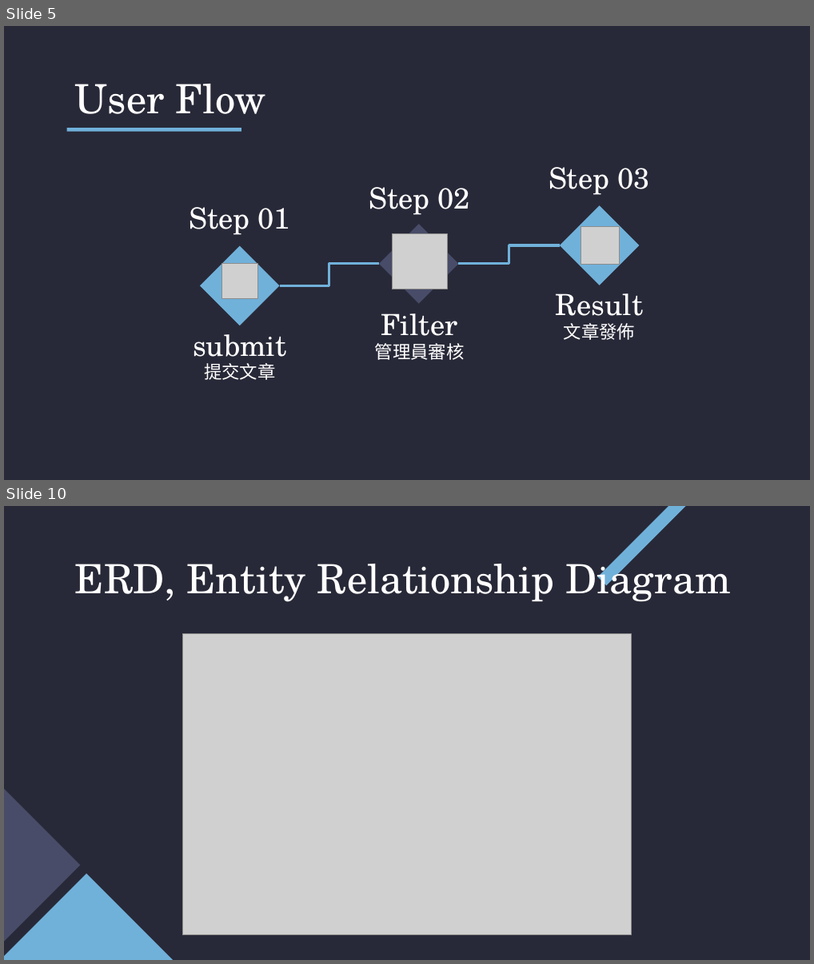
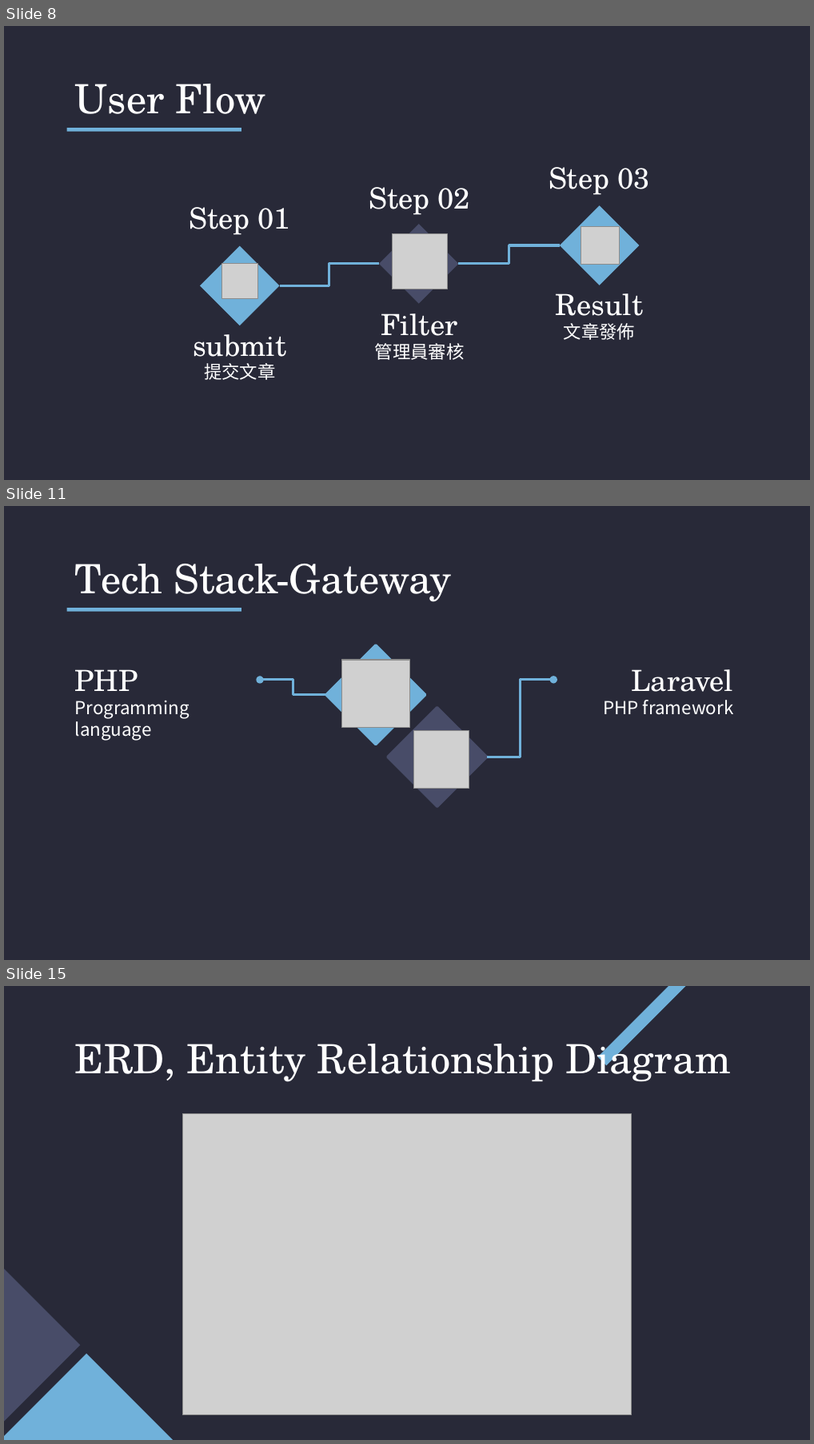
Before and after one commit to Kevin-Shen-and-Cipher/course-forum-presentation, a slide deck: 第一組-Course Forum.pptx. Shown one above the other, each under a label of ours: slides 5 and 10 before the commit, slides 8, 11 and 15 after it; the slides between them are not shown. The pictures are 814x964 and 814x1444 pixels, drawn with LibreOffice and Linux fonts; fonts in the diff are those of the drawing; grey boxes stand for pictures. Boxes give left, top, right and bottom in pixels: in the first picture for what was removed or moved away, otherwise in the second. Text is boxed around its words. In the diff, an @@ line names an element or a change of style, - is before the commit and + after.

```diff
--- a/第一組-Course Forum.pptx
+++ b/第一組-Course Forum.pptx
@@ slide 11 added at <box>4,506,810,960</box>, background #282938; not listed: 1 template element that a slide beside it also shows @@
@@ title added at <box>75,564,452,602</box>, 36 pt, text #FFFFFF @@
+Tech Stack-Gateway
@@ diamond added at <box>326,644,426,744</box>, fill #70B1DA, outline #70B1DA 2.25 pt @@
@@ text added at <box>75,669,138,691</box>, 26 pt, text #FFFFFF @@
+PHP
@@ picture added at <box>342,660,410,727</box> @@
@@ text added at <box>632,669,734,692</box>, 26 pt, text #FFFFFF @@
+Laravel
@@ elbow arrow added from (326, 695) to (261, 680), #70B1DA 2.25 pt @@
@@ elbow arrow added from (487, 756) to (554, 680), #70B1DA 2.25 pt @@
@@ text added at <box>75,700,190,740</box>, 16 pt, text #FFFFFF @@
+Programming language
@@ diamond added at <box>388,707,487,806</box>, fill #484C68, outline #484C68 2.25 pt @@
@@ text added at <box>603,700,734,715</box>, 16 pt, text #FFFFFF @@
+PHP framework
@@ picture added at <box>414,731,470,788</box> @@
@@ what was slide 5 is now slide 8 @@
@@ what was slide 10 is now slide 15 @@
```
Also in this commit, not shown: 5 slides changed, 5 other slides added, 1 slide removed, 15 other files.
